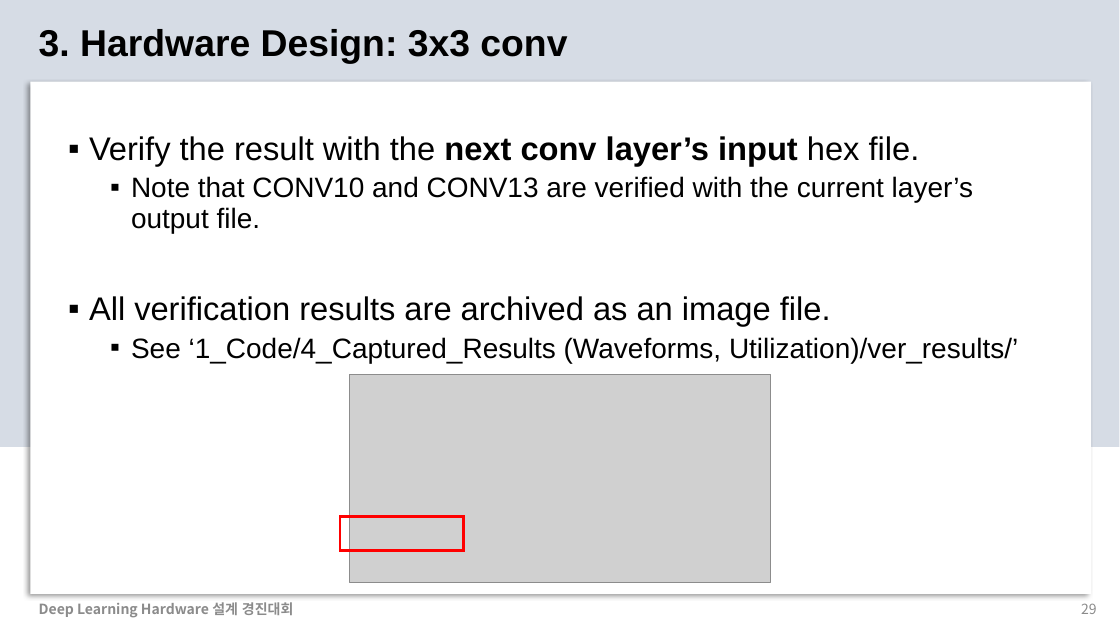
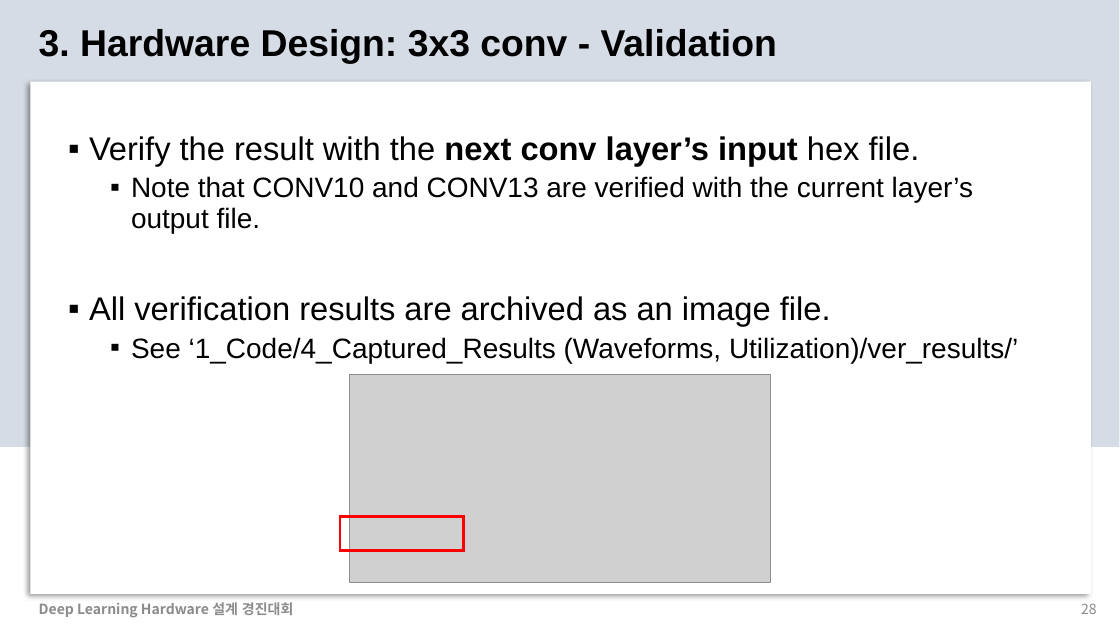
Before and after one commit to chaangwoo/AIX2024_ChipChamps, a slide deck: slide 28 of 2_Presentation/AIX2024_ChipChamps.pptx (slide 29 before the commit). Drawn at 1120x630 pixels with LibreOffice and Linux fonts; fonts in the diff are those of the drawing; grey boxes stand for pictures. Boxes give left, top, right and bottom in pixels: in the first picture for what was removed or moved away, otherwise in the second. Text is boxed around its words. In the diff, an @@ line names an element or a change of style, - is before the commit and + after.

```diff
--- a/2_Presentation/AIX2024_ChipChamps.pptx
+++ b/2_Presentation/AIX2024_ChipChamps.pptx
@@ text at (x1=39, y1=29, x2=777, y2=64): text changed @@
-3. Hardware Design: 3x3 conv
+3. Hardware Design: 3x3 conv - Validation
```
Also in this commit, not shown: 9 other slides changed, 5 slides added, 1 slide removed.
